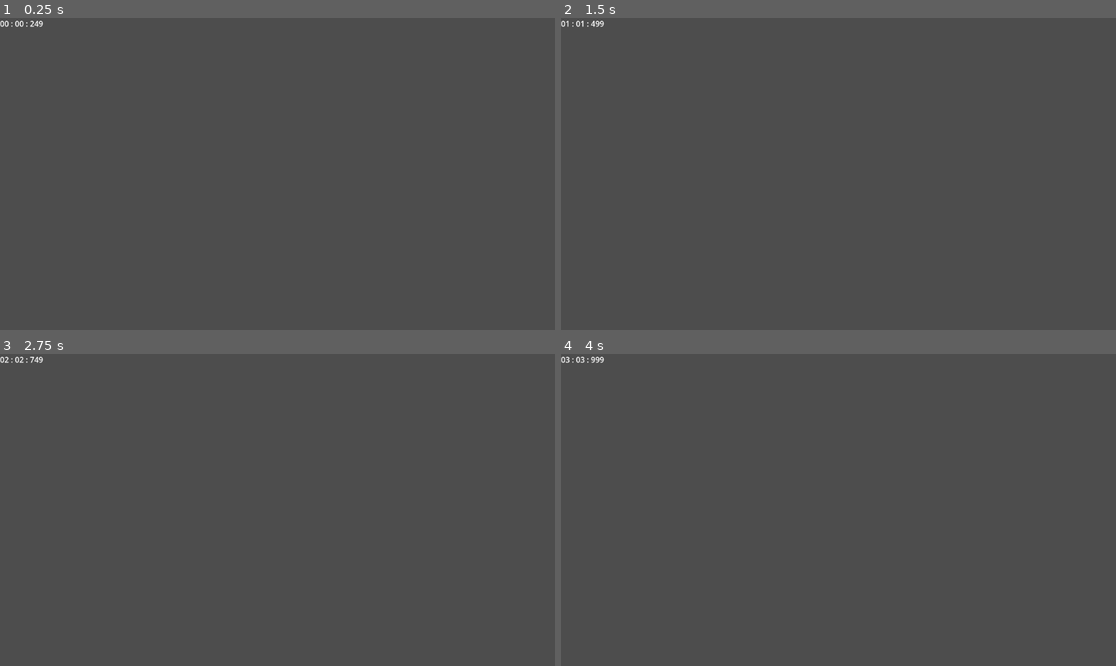
Above: before the commit, frames 1-4 (two rows, left to right).
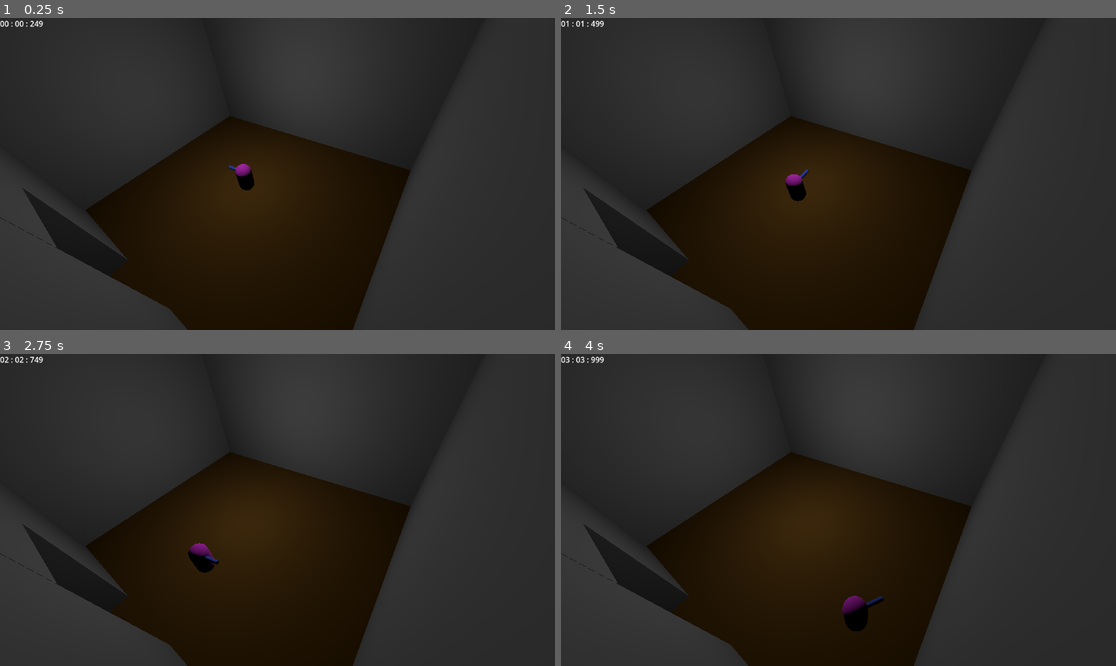
Above: after the commit, the same moments.

Repository: HuskyGameDev/2024f-team14
Game: Godot game, scene res://level/test_level.tscn
Two runs of this game, one before a commit and one after it. Both use one fixed random seed, a clock stepped at 60 frames per second and the inputs below. Before the commit the project starts from res://level/test_area.tscn.
Inputs:
- Up to frame 1 (0.25 s): no input
- Up to frame 2 (1.5 s): tap Enter at 0.5 s; hold D (turn_right) 0.53-1.28 s; tap Space at 1.25 s; hold S (move_backwards) from 1.28 s (still down)
- Up to frame 3 (2.75 s): release S (move_backwards) at 2.03 s; hold D (turn_right) from 2.03 s (still down)
- Up to frame 4 (4 s): tap Enter at 2.75 s; release D (turn_right) at 2.78 s; hold W (move_forwards) 2.78-3.53 s; hold A (turn_left) from 3.53 s (still down)

The runs differ from the first frame. In frame 1, 92% of the frame differs, in the area x 0-100%, y 0-100%; in frame 2, 92%; in frame 3, 92%; in frame 4, 92%.

Commit message:
added camera pivots

Diff:
--- /dev/null
+++ b/houghton--outbreak/level/test_level.tscn
@@ -0,0 +1,97 @@
+[gd_scene load_steps=7 format=3 uid="uid://dwpsls5jnk4qd"]
+
+[ext_resource type="PackedScene" uid="uid://djmqij828p3ey" path="res://assets/test_player.tscn" id="1_lg7yx"]
+[ext_resource type="Script" path="res://scripts/camera_trigger.gd" id="2_2r25l"]
+[ext_resource type="PackedScene" uid="uid://blrtg7c3skl1l" path="res://level/test_area.tscn" id="3_wh8uq"]
+
+[sub_resource type="StandardMaterial3D" id="StandardMaterial3D_5jyhb"]
+albedo_color = Color(0.482939, 0.326935, 0.0905248, 1)
+
+[sub_resource type="BoxShape3D" id="BoxShape3D_278v1"]
+
+[sub_resource type="BoxShape3D" id="BoxShape3D_klieq"]
+
+[node name="Test Level" type="Node3D"]
+
+[node name="Test Player" parent="." instance=ExtResource("1_lg7yx")]
+transform = Transform3D(1, 0, 0, 0, 1, 0, 0, 0, 1, 0, 2, 0)
+
+[node name="Map Compenents" type="CSGCombiner3D" parent="."]
+transform = Transform3D(0.997708, 0, -0.067667, 0, 1, 0, 0.067667, 0, 0.997708, 0, 0, 0)
+use_collision = true
+
+[node name="floor" type="CSGBox3D" parent="Map Compenents"]
+transform = Transform3D(1, 0, 0, 0, 1, 0, 0, 0, 1, 1, 0.5, 1.227)
+size = Vector3(121, 1, 121)
+material = SubResource("StandardMaterial3D_5jyhb")
+
+[node name="wall" type="CSGBox3D" parent="Map Compenents"]
+transform = Transform3D(1, 0, 0, 0, 1, 0, 0, 0, 1, 0, 7, -9)
+size = Vector3(16, 12.3475, 1)
+
+[node name="wall2" type="CSGBox3D" parent="Map Compenents"]
+transform = Transform3D(1, 0, 0, 0, 1, 0, 0, 0, 1, 0, 7, 9)
+size = Vector3(16, 12.3475, 1)
+
+[node name="wall3" type="CSGBox3D" parent="Map Compenents"]
+transform = Transform3D(-4.37114e-08, 0, 1, 0, 1, 0, -1, 0, -4.37114e-08, 7.22877, 6.7072, -0.0996094)
+size = Vector3(17.416, 12.3475, 1)
+
+[node name="wall4" type="CSGBox3D" parent="Map Compenents"]
+transform = Transform3D(-4.37114e-08, 0, 1, 0, 1, 0, -1, 0, -4.37114e-08, -7.77123, 6.7072, -5.52664)
+size = Vector3(6.56195, 12.3475, 1)
+
+[node name="wall5" type="CSGBox3D" parent="Map Compenents"]
+transform = Transform3D(-4.37114e-08, 0, 1, 0, 1, 0, -1, 0, -4.37114e-08, -7.77123, 6.81389, 5.09748)
+size = Vector3(6.78058, 12.3475, 1)
+
+[node name="wall6" type="CSGBox3D" parent="Map Compenents"]
+transform = Transform3D(-4.37114e-08, 0, 1, 0, 1, 0, -1, 0, -4.37114e-08, -7.77123, 9.83307, -0.281666)
+size = Vector3(3.94813, 6, 1)
+
+[node name="roof" type="CSGBox3D" parent="Map Compenents"]
+transform = Transform3D(1, 0, 0, 0, 1, 0, 0, 0, 1, -0.269116, 13.4204, -0.0507884)
+size = Vector3(14.9521, 0.450195, 17.4457)
+
+[node name="Lighting" type="OmniLight3D" parent="."]
+transform = Transform3D(1, 0, 0, 0, 1, 0, 0, 0, 1, 0, 6.07987, -0.0402107)
+omni_range = 21.0098
+
+[node name="Camera1(inside)" type="Camera3D" parent="."]
+transform = Transform3D(0.518748, 0.633136, -0.57449, -0.100113, 0.712339, 0.694658, 0.849045, -0.302839, 0.43291, -6.28505, 11.0273, 7.3548)
+
+[node name="Area3D" type="Area3D" parent="Camera1(inside)"]
+transform = Transform3D(-1.00202, -8.93246, -6.34091, 7.68728, 3.96281, -6.7972, 7.80396, -5.05048, 5.8814, -2.81341, 3.2158, -9.41504)
+script = ExtResource("2_2r25l")
+
+[node name="CollisionShape3D" type="CollisionShape3D" parent="Camera1(inside)/Area3D"]
+shape = SubResource("BoxShape3D_278v1")
+
+[node name="Camera2(outside)" type="Camera3D" parent="."]
+transform = Transform3D(0.99573, 0.0223663, -0.0895619, -0.0146705, 0.996215, 0.0856816, 0.0911392, -0.0840018, 0.992289, -11.285, 4.27501, 9.27179)
+
+[node name="Area3D" type="Area3D" parent="Camera2(outside)"]
+transform = Transform3D(9, 0, 0, 0, 8.96575, -1.5688, 0, 0.784402, 17.9315, -2.894, 2.48101, -10.1237)
+script = ExtResource("2_2r25l")
+
+[node name="CollisionShape3D" type="CollisionShape3D" parent="Camera2(outside)/Area3D"]
+shape = SubResource("BoxShape3D_klieq")
+
+[node name="Camera3(outside)" type="Camera3D" parent="."]
+transform = Transform3D(0.0181011, 0.0859414, -0.996136, -0.0146705, 0.996215, 0.0856816, 0.999729, 0.0130629, 0.0192934, -10.1856, 4.12584, 10.65)
+
+[node name="Area3D" type="Area3D" parent="Camera3(outside)"]
+transform = Transform3D(9, 0, 0, 0, 8.96575, -1.5688, 0, 0.784402, 17.9315, 3.41673, 2.52898, -9.93269)
+script = ExtResource("2_2r25l")
+
+[node name="CollisionShape3D" type="CollisionShape3D" parent="Camera3(outside)/Area3D"]
+shape = SubResource("BoxShape3D_klieq")
+
+[node name="Timer Scene" parent="." instance=ExtResource("3_wh8uq")]
+
+[connection signal="body_entered" from="Camera1(inside)/Area3D" to="Camera1(inside)/Area3D" method="enter_trigger"]
+[connection signal="body_exited" from="Camera1(inside)/Area3D" to="Camera1(inside)/Area3D" method="exit_trigger"]
+[connection signal="body_entered" from="Camera2(outside)/Area3D" to="Camera2(outside)/Area3D" method="enter_trigger"]
+[connection signal="body_exited" from="Camera2(outside)/Area3D" to="Camera2(outside)/Area3D" method="exit_trigger"]
+[connection signal="body_entered" from="Camera3(outside)/Area3D" to="Camera3(outside)/Area3D" method="enter_trigger"]
+[connection signal="body_exited" from="Camera3(outside)/Area3D" to="Camera3(outside)/Area3D" method="exit_trigger"]
--- a/houghton--outbreak/project.godot
+++ b/houghton--outbreak/project.godot
@@ -11,7 +11,7 @@
 [application]
 
 config/name="Houghton: Outbreak"
-run/main_scene="res://level/test_area.tscn"
+run/main_scene="res://level/test_level.tscn"
 config/features=PackedStringArray("4.3", "Forward Plus")
 config/icon="res://icon.svg"
 
--- /dev/null
+++ b/houghton--outbreak/scripts/camera_trigger.gd
@@ -0,0 +1,16 @@
+extends Area3D
+
+var in_trigger = false
+
+func enter_trigger(body):
+	if body.name == "Test Player":
+		in_trigger = true
+
+func exit_trigger(body):
+	if body.name == "Test Player":
+		in_trigger = false
+
+# Called every frame. 'delta' is the elapsed time since the previous frame.
+func _process(_delta: float) -> void:
+	if in_trigger and get_parent().current != true:
+		get_parent().current = true
--- a/houghton--outbreak/test_level.tscn
+++ /dev/null
@@ -1,34 +0,0 @@
-[gd_scene load_steps=3 format=3 uid="uid://dwpsls5jnk4qd"]
-
-[ext_resource type="PackedScene" uid="uid://djmqij828p3ey" path="res://assets/test_player.tscn" id="1_w5piq"]
-
-[sub_resource type="StandardMaterial3D" id="StandardMaterial3D_5jyhb"]
-albedo_color = Color(0.482939, 0.326935, 0.0905248, 1)
-
-[node name="test level" type="Node3D"]
-
-[node name="test player" parent="." instance=ExtResource("1_w5piq")]
-transform = Transform3D(1, 0, 0, 0, 1, 0, 0, 0, 1, 0, 2, 0)
-
-[node name="Camera3D" type="Camera3D" parent="."]
-transform = Transform3D(1, 0, 0, 0, 0.896053, 0.443947, 0, -0.443947, 0.896053, -6.28505, 9.0273, 5.3548)
-
-[node name="CSGCombiner3D" type="CSGCombiner3D" parent="."]
-use_collision = true
-
-[node name="floor" type="CSGBox3D" parent="CSGCombiner3D"]
-transform = Transform3D(1, 0, 0, 0, 1, 0, 0, 0, 1, 1, 0.5, 1.227)
-size = Vector3(121, 1, 121)
-material = SubResource("StandardMaterial3D_5jyhb")
-
-[node name="wall" type="CSGBox3D" parent="CSGCombiner3D"]
-transform = Transform3D(1, 0, 0, 0, 1, 0, 0, 0, 1, 0, 7, -9)
-size = Vector3(16, 12.3475, 1)
-
-[node name="wall2" type="CSGBox3D" parent="CSGCombiner3D"]
-transform = Transform3D(1, 0, 0, 0, 1, 0, 0, 0, 1, -1, 7, 9)
-size = Vector3(16, 12.3475, 1)
-
-[node name="OmniLight3D" type="OmniLight3D" parent="."]
-transform = Transform3D(1, 0, 0, 0, 1, 0, 0, 0, 1, 0, 6.07987, -0.0402107)
-omni_range = 14.5493
